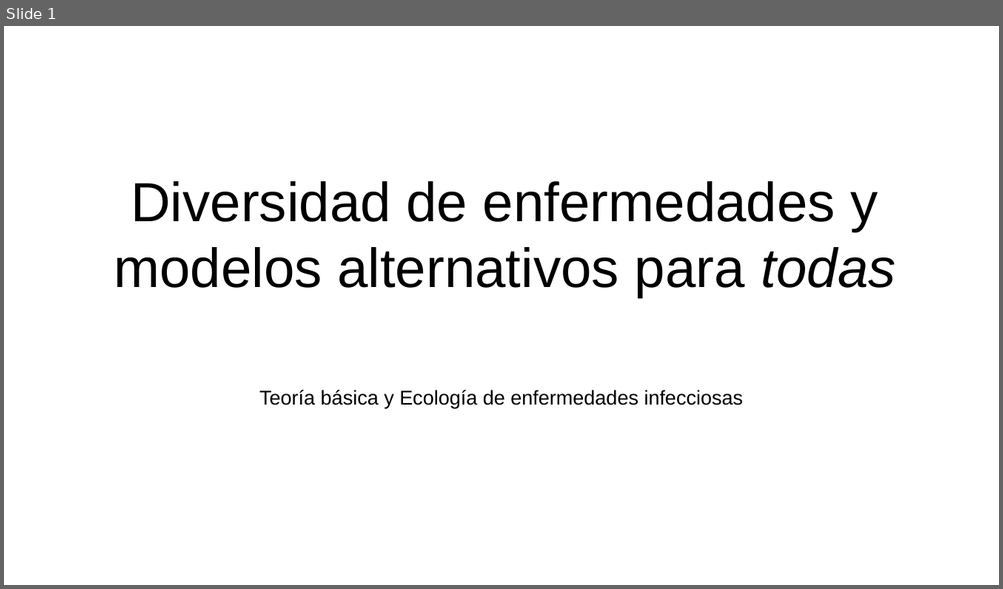
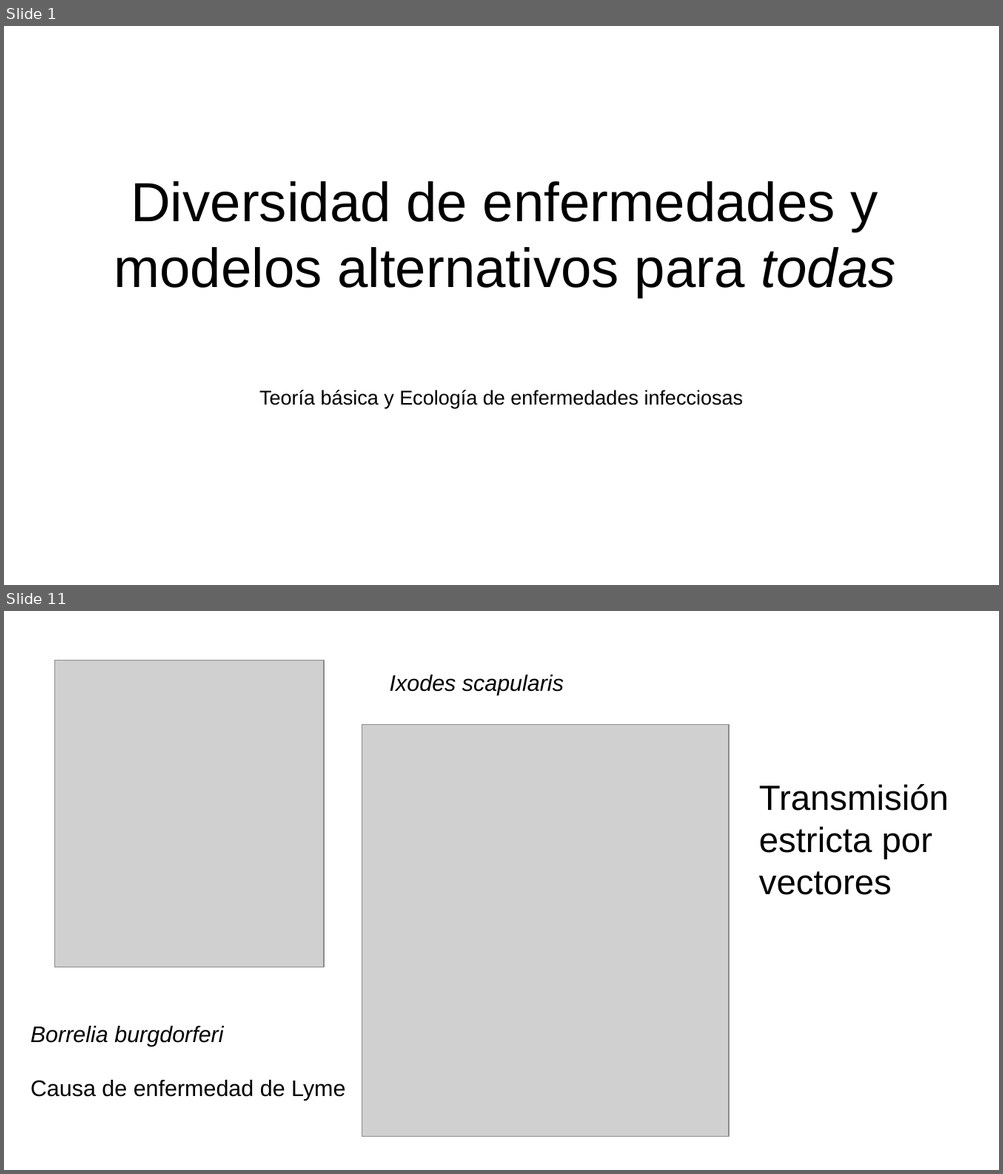
Before and after one commit to gerardommc/Ecologia-Teorica, a slide deck: Diversidad-enfermedades-infecciones.odp. Shown one above the other, each under a label of ours: slide 1 before the commit, slides 1 and 11 after it; the slides between them are not shown. The pictures are 1003x589 and 1003x1174 pixels, drawn with LibreOffice and Linux fonts; fonts in the diff are those of the drawing; grey boxes stand for pictures. Boxes give left, top, right and bottom in pixels: in the first picture for what was removed or moved away, otherwise in the second. Text is boxed around its words. In the diff, an @@ line names an element or a change of style, - is before the commit and + after.

```diff
--- a/Diversidad-enfermedades-infecciones.odp
+++ b/Diversidad-enfermedades-infecciones.odp
@@ slide 11 added at [4, 611, 999, 1170], background #FFFFFF @@
@@ picture added at [54, 661, 324, 968] @@
@@ text added at [390, 675, 563, 695], 18 pt, text #000000, italic @@
+Ixodes scapularis
@@ picture added at [362, 725, 730, 1137] @@
@@ text added at [759, 784, 948, 895], 28 pt, text #000000 @@
+Transmisión estricta por vectores
@@ text added at [31, 1026, 345, 1101], 18 pt, text #000000 @@
+Borrelia burgdorferi
+Causa de enfermedad de Lyme
```
Also in this commit, not shown: 21 other slides added, 28 other files.
